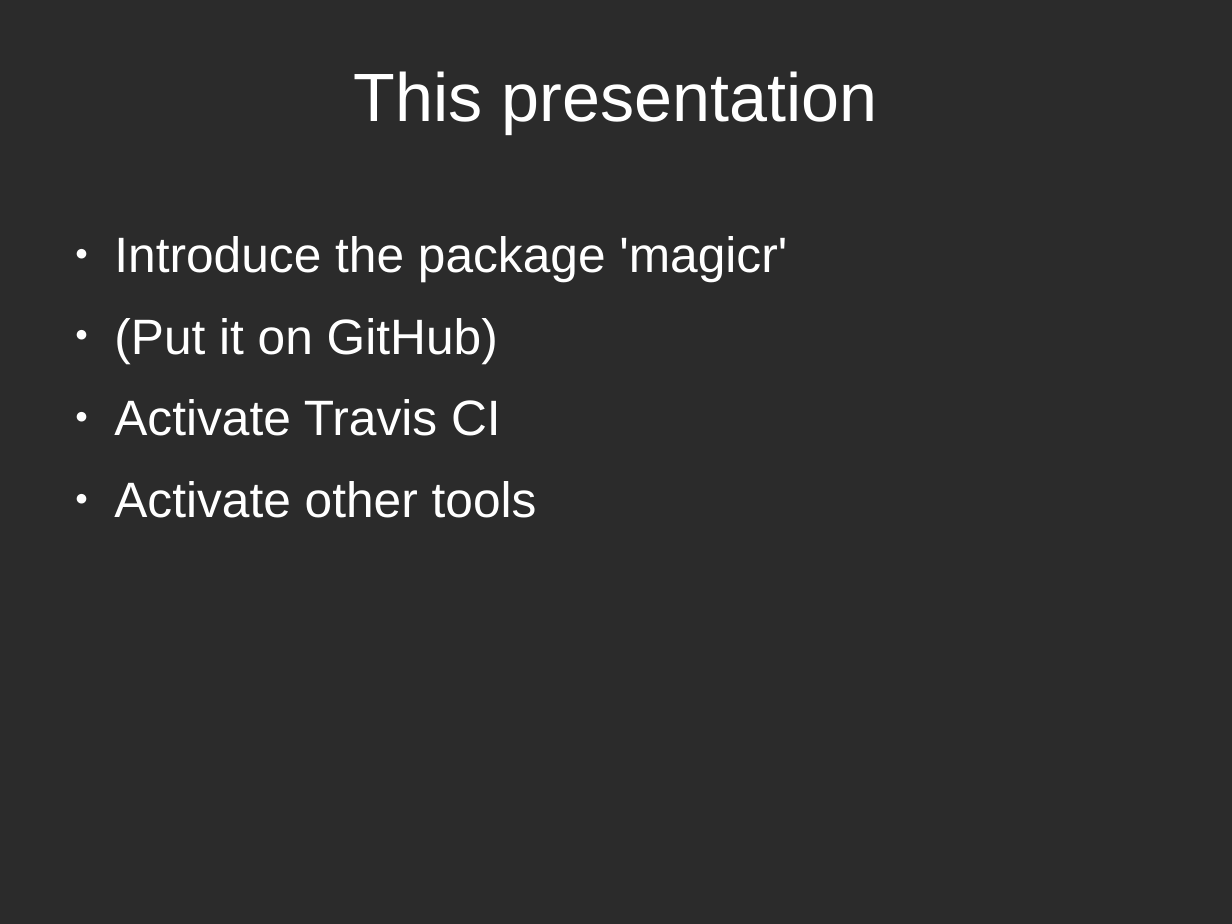
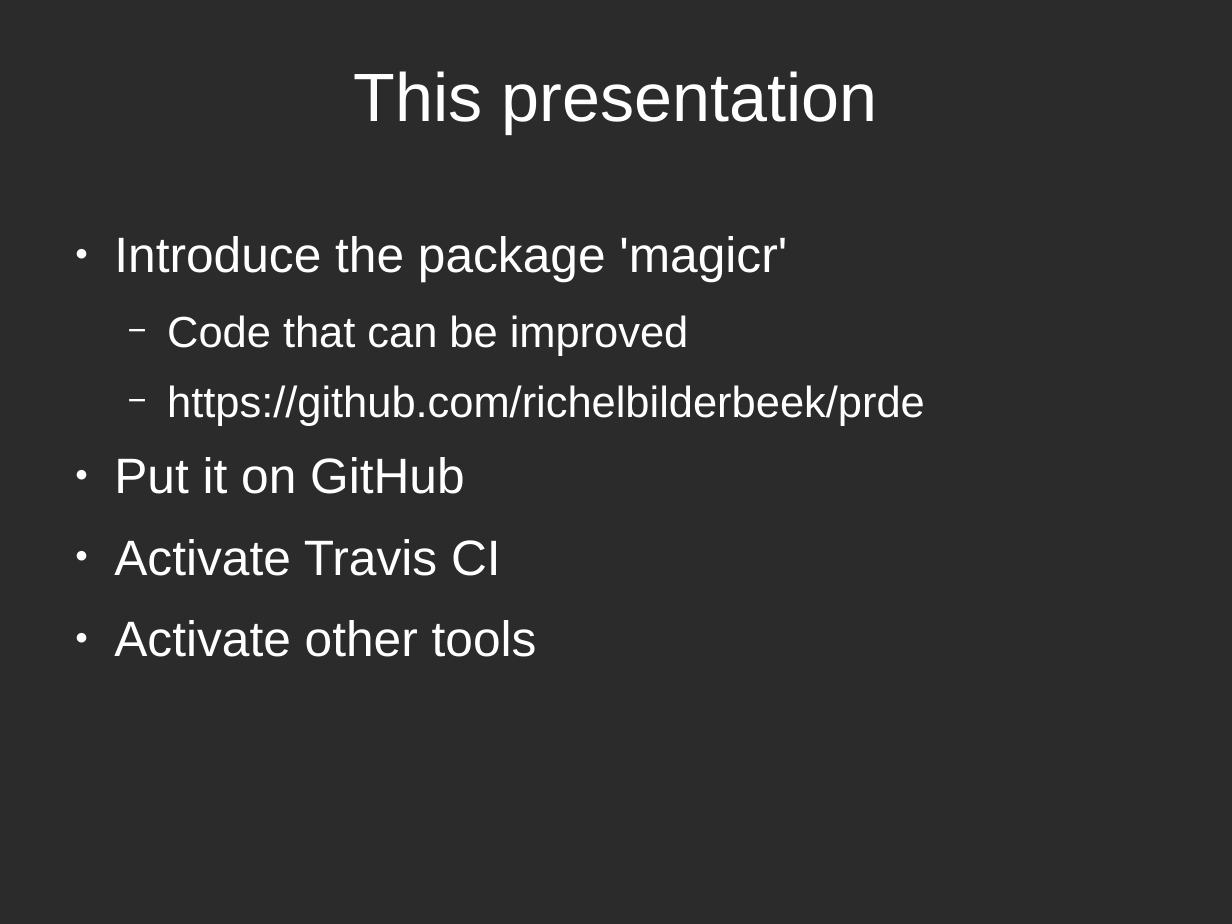
Before and after one commit to richelbilderbeek/PresentationsAboutR, a slide deck: slide 12 of ProfessionalRdevelopment/ProfessionalRDevelopment.odp. Drawn at 1232x924 pixels with LibreOffice and Linux fonts; fonts in the diff are those of the drawing; background and template pictures are left out; a plain dark background stands for a picture behind light text. Boxes give left, top, right and bottom in pixels: in the first picture for what was removed or moved away, otherwise in the second. Text is boxed around its words. In the diff, an @@ line names an element or a change of style, - is before the commit and + after.

```diff
--- a/ProfessionalRdevelopment/ProfessionalRDevelopment.odp
+++ b/ProfessionalRdevelopment/ProfessionalRDevelopment.odp
@@ text at [114,315,925,494]: text changed; size 32 to 28 pt @@
-● (Put it on GitHub)
+  − Code that can be improved
+  − https://github.com/richelbilderbeek/prde
+● Put it on GitHub
```
Also in this commit, not shown: 5 other slides changed, 2 slides added, 1 other file.
